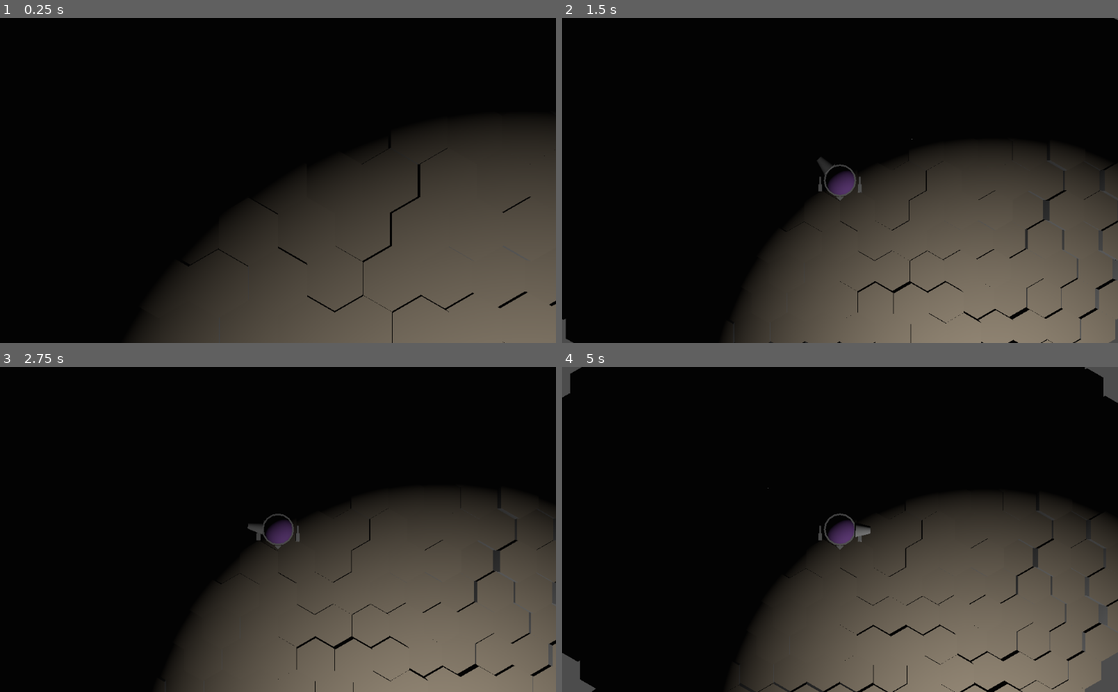
Above: before the commit, frames 1-4 (two rows, left to right).
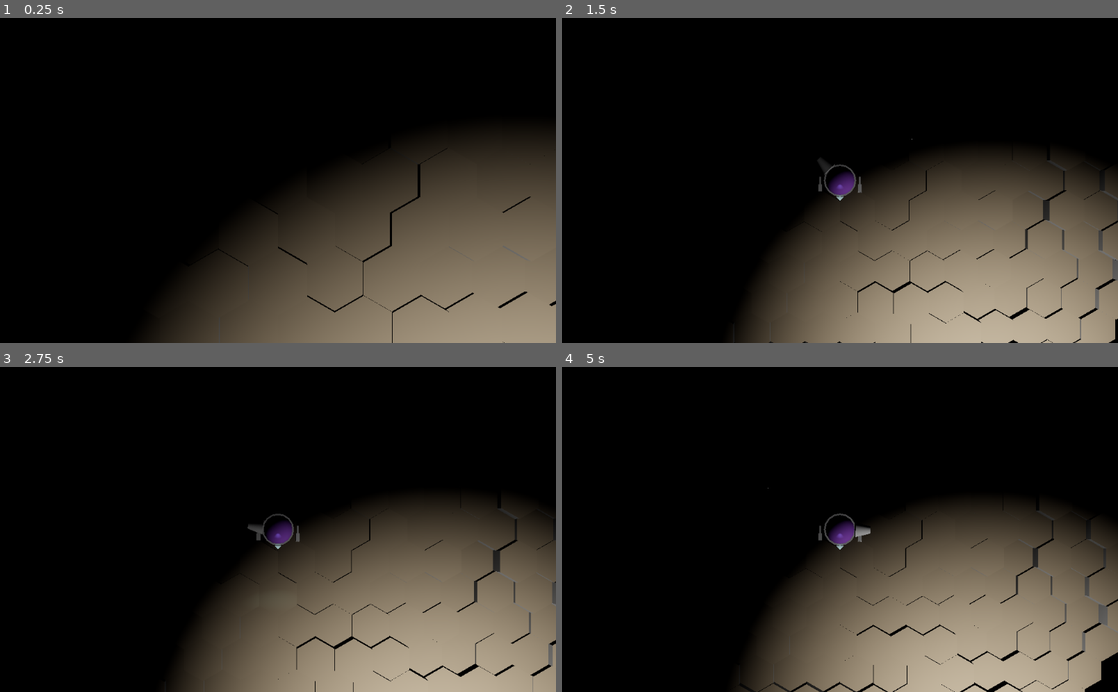
Above: after the commit, the same moments.

Repository: ObsidianBlk/Twin-Sticky
Game: Godot game, scene res://World.tscn
Two runs of this game, one before a commit and one after it. Both use one fixed random seed, a clock stepped at 60 frames per second and the inputs below.
Inputs:
- Up to frame 1 (0.25 s): no input
- Up to frame 2 (1.5 s): tap Enter at 0.5 s; hold D (booster_right) 0.53-1.28 s; tap Space (booster_jump) at 0.77 s; hold S (booster_backward) from 1.28 s (still down)
- Up to frame 3 (2.75 s): tap Space (booster_jump) at 1.52 s; release S (booster_backward) at 2.03 s; hold D (booster_right) from 2.03 s (still down)
- Up to frame 4 (5 s): release D (booster_right) at 2.78 s; hold W (booster_forward) 2.78-3.53 s; tap Space (booster_jump) at 3.02, 3.77, 4.52 s; hold A (booster_left) from 3.53 s (still down)

The runs differ from the first frame. In frame 1, 11% of the frame differs, in the area x 51-100%, y 66-100%; in frame 2, 17%; in frame 3, 16%; in frame 4, 18%, in the area x 0-100%, y 0-100%.

Commit message:
Added lights to the PlasmaBullet. Added glow to the world. Added a 'headlight' to the Trackbot Weapon Mount.

Diff:
--- a/Game/Game.tscn
+++ b/Game/Game.tscn
@@ -5,7 +5,15 @@
 [ext_resource path="res://Scripts/RegionResource.gd" type="Script" id=3]
 
 [sub_resource type="Environment" id=1]
-background_color = Color( 0.45098, 0.45098, 0.45098, 1 )
+background_mode = 1
+background_energy = 0.0
+ambient_light_color = Color( 0.219608, 0.203922, 0.203922, 1 )
+ambient_light_energy = 0.0
+tonemap_mode = 4
+glow_enabled = true
+glow_bloom = 0.26
+glow_hdr_threshold = 1.05
+glow_bicubic_upscale = true
 
 [sub_resource type="Resource" id=2]
 script = ExtResource( 3 )
--- a/Objects/Projectiles/PlasmaBullet/PlasmaBullet.gd
+++ b/Objects/Projectiles/PlasmaBullet/PlasmaBullet.gd
@@ -15,6 +15,7 @@
 # Onready Variables
 # ------------------------------------------------------------------------------
 onready var sprite_node : Sprite3D = $Sprite3D
+onready var light_node : OmniLight = $OmniLight
 onready var area_collision_node : CollisionShape = $Area/CollisionShape
 
 # ------------------------------------------------------------------------------
@@ -58,6 +59,7 @@
 func _UpdateSprite() -> void:
 	# TODO: Store baseline value if size is going to vary
 	sprite_node.pixel_size *= size
+	light_node.omni_range *= size
 
 func _UpdateCollision() -> void:
 	# TODO: Store baseline value if size is going to vary
--- a/Objects/Projectiles/PlasmaBullet/PlasmaBullet.tscn
+++ b/Objects/Projectiles/PlasmaBullet/PlasmaBullet.tscn
@@ -7,6 +7,7 @@
 
 [sub_resource type="Shader" id=1]
 code = "shader_type spatial;
+render_mode unshaded;
 
 uniform vec4 color : hint_color = vec4(1,1,1,1);
 uniform sampler2D img1;
@@ -34,7 +35,7 @@
 		ALPHA = mix(c1.a, c2.a, v.r);
 	} else {ALPHA = 0.0;}
 	ALBEDO = color.rgb;
-	EMISSION = color.rgb;
+	EMISSION = color.rgb * 2.0;
 }"
 
 [sub_resource type="OpenSimplexNoise" id=3]
@@ -52,7 +53,7 @@
 
 [sub_resource type="ShaderMaterial" id=2]
 shader = SubResource( 1 )
-shader_param/color = Color( 1, 1, 1, 1 )
+shader_param/color = Color( 0.972549, 0.831373, 0.529412, 1 )
 shader_param/img1 = ExtResource( 3 )
 shader_param/img2 = ExtResource( 2 )
 shader_param/variance = SubResource( 4 )
@@ -65,6 +66,7 @@
 
 [node name="Sprite3D" type="Sprite3D" parent="."]
 material_override = SubResource( 2 )
+cast_shadow = 0
 pixel_size = 0.0625
 billboard = 1
 texture = ExtResource( 1 )
@@ -76,4 +78,9 @@
 [node name="CollisionShape" type="CollisionShape" parent="Area"]
 shape = SubResource( 5 )
 
+[node name="OmniLight" type="OmniLight" parent="."]
+light_color = Color( 1, 0.792157, 0.47451, 1 )
+omni_range = 4.0
+omni_attenuation = 4.28709
+
 [connection signal="body_entered" from="Area" to="." method="_on_body_entered"]
--- a/Objects/TrackBot/TrackBot.tscn
+++ b/Objects/TrackBot/TrackBot.tscn
@@ -32,7 +32,7 @@
 
 }
 "
-graph_offset = Vector2( -305, -184.5 )
+graph_offset = Vector2( -462.195, -29.0878 )
 nodes/fragment/2/node = SubResource( 9 )
 nodes/fragment/2/position = Vector2( -180, 140 )
 nodes/fragment/connections = PoolIntArray( 2, 0, 0, 0 )
--- a/Objects/TrackBot/WeaponMount/WeaponMount.tscn
+++ b/Objects/TrackBot/WeaponMount/WeaponMount.tscn
@@ -27,3 +27,10 @@
 [node name="Pointer" type="MeshInstance" parent="."]
 transform = Transform( 1, 0, 0, 0, -4.37114e-08, -1, 0, 1, -4.37114e-08, 0, 0, 1.25 )
 mesh = SubResource( 13 )
+
+[node name="SpotLight" type="SpotLight" parent="."]
+transform = Transform( -1, 1.77636e-15, -8.74228e-08, -2.26267e-08, 0.965926, 0.258819, 8.44439e-08, 0.258819, -0.965926, 0, 1.25, 0 )
+light_color = Color( 0.729412, 0.976471, 1, 1 )
+shadow_enabled = true
+spot_range = 10.0
+spot_angle = 35.0
